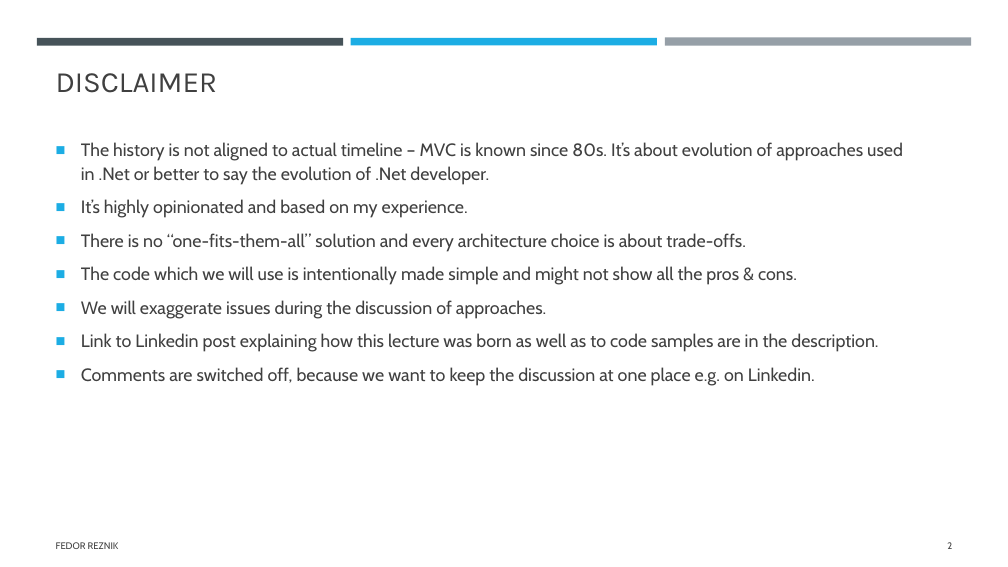
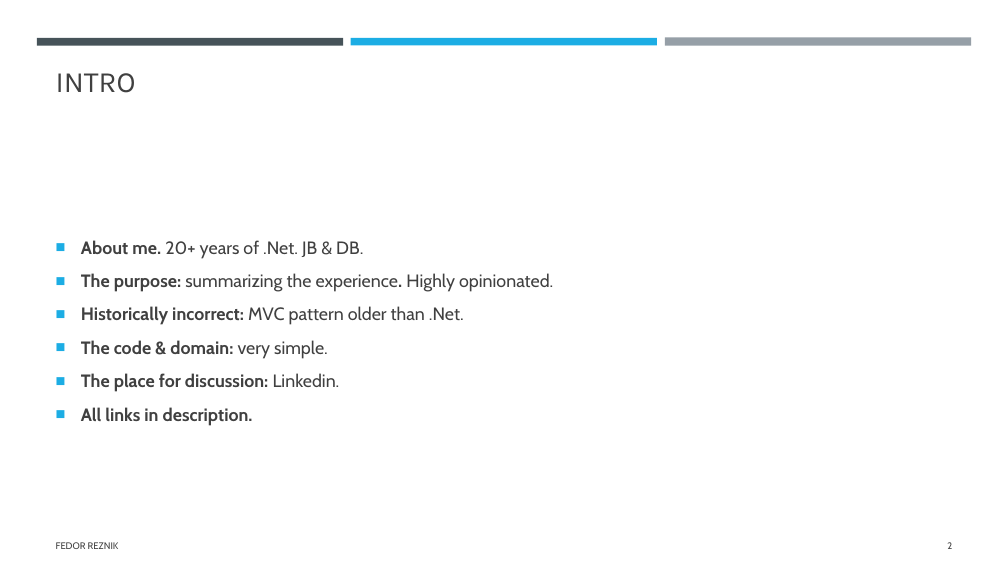
Before and after one commit to FedorReznik/ui-patterns-lecture, a slide deck: slide 2 of The history of UI architecture design approaches.pptx. Drawn at 1008x567 pixels with LibreOffice and Linux fonts; fonts in the diff are those of the drawing. Boxes give left, top, right and bottom in pixels: in the first picture for what was removed or moved away, otherwise in the second. Text is boxed around its words. In the diff, an @@ line names an element or a change of style, - is before the commit and + after.

Commit message:
presentation

```diff
--- a/The history of UI architecture design approaches.pptx
+++ b/The history of UI architecture design approaches.pptx
@@ title at <box>56,73,136,93</box>: text changed @@
-DISCLAIMER
+INTRO
@@ text "About me. 20+ years of ..." at <box>81,240,553,426</box>: vertical alignment top to middle @@
@@ text at <box>81,240,553,426</box>: text changed @@
-■ The history is not aligned to actual timeline – MVC is known since 80s. It’s about evolution of approaches used in .Net or better to say the evolution of .Net developer.
-■ It’s highly opinionated and based on my experience.
-■ There is no “one-fits-them-all” solution and every architecture choice is about trade-offs.
-■ The code which we will use is intentionally made simple and might not show all the pros & cons.
-■ We will exaggerate issues during the discussion of approaches.
-■ Link to Linkedin post explaining how this lecture was born as well as to code samples are in the description.
-■ Comments are switched off, because we want to keep the discussion at one place e.g. on Linkedin.
+■ About me. 20+ years of .Net. JB & DB.
+■ The purpose: summarizing the experience. Highly opinionated.
+■ Historically incorrect: MVC pattern older than .Net.
+■ The code & domain: very simple.
+■ The place for discussion: Linkedin.
+■ All links in description.
```
Also in this commit, not shown: 6 other slides changed.
